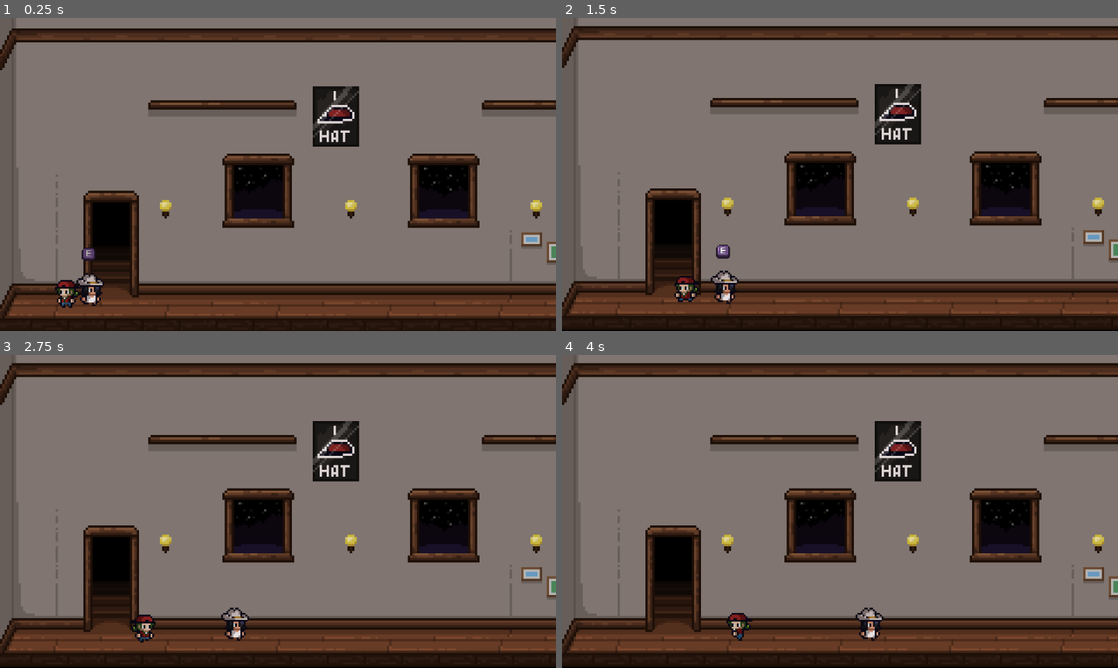
Above: before the commit, frames 1-4 (two rows, left to right).
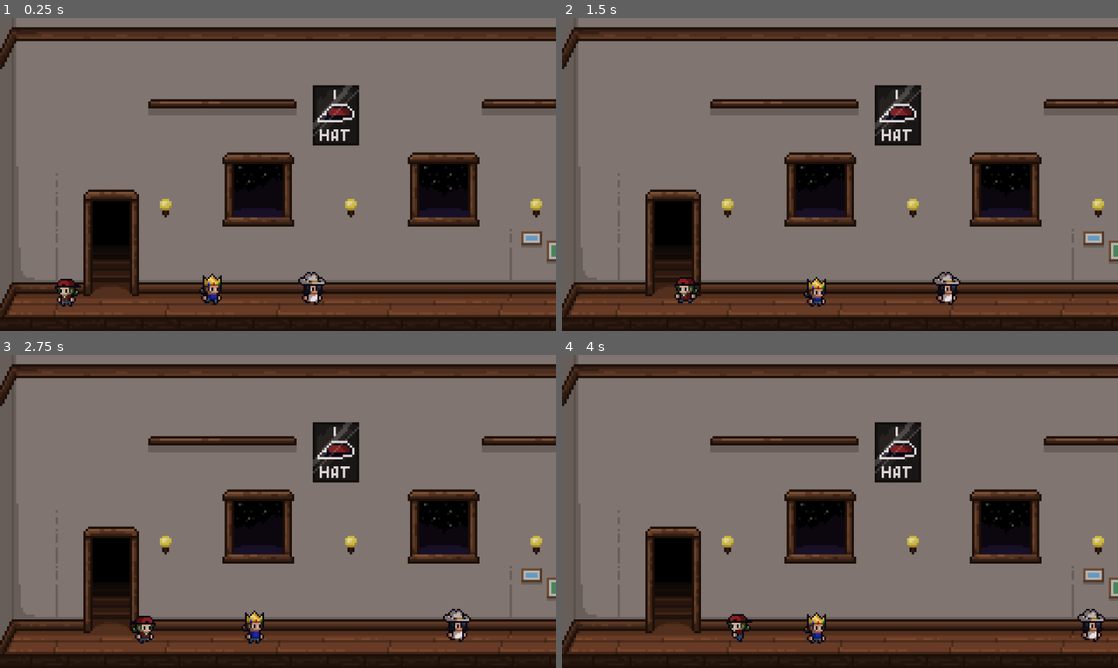
Above: after the commit, the same moments.

Repository: Sleeping-Robot-Games/Hat-Trick
Game: Godot game, scene res://scenes/game.tscn
Same seed, same stepped clock (60 frames per second), same inputs: the game is played once before the commit and once after it. This scene is started directly instead of the project's main scene.
Inputs:
- Up to frame 1 (0.25 s): no input
- Up to frame 2 (1.5 s): tap Enter (ui_accept) at 0.5, 0.77 s; hold Right (ui_right) 0.53-1.28 s; tap E (interact) at 0.6, 1.35 s; hold Left (ui_left) from 1.28 s (still down)
- Up to frame 3 (2.75 s): tap Enter (ui_accept) at 1.52 s; release Left (ui_left) at 2.03 s; hold Right (ui_right) from 2.03 s (still down); tap E (interact) at 2.1 s
- Up to frame 4 (4 s): tap E (interact) at 2.85, 3.6 s; tap Enter (ui_accept) at 3.02, 3.77 s; release Right (ui_right) at 3.53 s; hold Left (ui_left) from 3.53 s (still down)

The runs differ from the first frame. In frame 1, 7.4% of the frame differs, in the area x 0-100%, y 2-96%; in frame 2, 8.3%, in the area x 0-100%, y 2-100%; in frame 3, 8.2%; in frame 4, 8.1%.

Commit message:
wip init fight

Diff:
--- a/scenes/game.tscn
+++ b/scenes/game.tscn
@@ -1,10 +1,13 @@
-[gd_scene load_steps=4 format=3 uid="uid://dt6v7wgiewnn2"]
+[gd_scene load_steps=6 format=3 uid="uid://dt6v7wgiewnn2"]
 
+[ext_resource type="Script" path="res://scripts/game.gd" id="1_13ukk"]
 [ext_resource type="PackedScene" uid="uid://dn0jnues5o1h2" path="res://scenes/level_one.tscn" id="1_x2dao"]
 [ext_resource type="PackedScene" uid="uid://dfywlhuf8sf7q" path="res://scenes/player.tscn" id="2_ivu6y"]
 [ext_resource type="PackedScene" uid="uid://bdrfler07o685" path="res://scenes/npc.tscn" id="3_2s0g3"]
+[ext_resource type="Script" path="res://scripts/camera.gd" id="5_m3toh"]
 
 [node name="Game" type="Node2D"]
+script = ExtResource("1_13ukk")
 
 [node name="Level" parent="." instance=ExtResource("1_x2dao")]
 
@@ -14,7 +17,21 @@
 position = Vector2(892, 450)
 scale = Vector2(3, 3)
 
+[node name="NPC2" parent="NPCPool" instance=ExtResource("3_2s0g3")]
+position = Vector2(892, 450)
+scale = Vector2(3, 3)
+
 [node name="Player" parent="." instance=ExtResource("2_ivu6y")]
 z_index = 0
 position = Vector2(119, 440)
 scale = Vector2(3, 3)
+
+[node name="Camera" type="Camera2D" parent="."]
+position = Vector2(0, 382)
+offset = Vector2(0, -112)
+limit_left = 0
+limit_right = 1920
+position_smoothing_enabled = true
+position_smoothing_speed = 4.0
+drag_horizontal_enabled = true
+script = ExtResource("5_m3toh")
--- a/scenes/player.tscn
+++ b/scenes/player.tscn
@@ -14,9 +14,11 @@
 collision_mask = 7
 script = ExtResource("1_vkxup")
 
-[node name="Player Camera" type="Camera2D" parent="."]
+[node name="Camera2D" type="Camera2D" parent="."]
+visible = false
 position = Vector2(0, -22)
 offset = Vector2(0, -112)
+enabled = false
 limit_left = 0
 limit_right = 1920
 position_smoothing_enabled = true
--- /dev/null
+++ b/scripts/camera.gd
@@ -0,0 +1,14 @@
+extends Camera2D
+
+var follow_player = true
+var y_offset = -68
+@onready var player = get_parent().get_node('Player')
+
+func _ready():
+	position.x == player.position.x
+	position.y == player.position.y + y_offset
+
+func _process(delta):
+	if follow_player and player:
+		position.x = lerp(position.x, player.position.x, 0.1)
+		position.y = lerp(position.y, player.position.y + y_offset, 0.1)
--- /dev/null
+++ b/scripts/game.gd
@@ -0,0 +1,33 @@
+extends Node2D
+
+var battle_pos_offset = 80
+var battle_pos_y = 450
+@onready var npc_pool = $NPCPool
+@onready var cam = $Camera
+
+func hat_fight(player, opponent):
+	g.unfocus_current()
+	cam.follow_player = false
+	var player_pos = get_left_battle_pos()
+	var opponent_pos = get_right_battle_pos()
+	player.start_fighting(player_pos.x, player_pos.y)
+	opponent.start_fighting(opponent_pos.x, opponent_pos.y)
+	for npc in npc_pool.get_children():
+		if npc != opponent:
+			npc.fade_out()
+	# TODO: zoom in
+	# TODO: show battle overlay
+
+func get_left_battle_pos():
+	var half_viewport = cam.get_viewport_rect().size.x / 2
+	var cam_center = cam.get_screen_center_position().x
+	var cam_left = cam_center - half_viewport + battle_pos_offset
+
+	return Vector2(cam_left, battle_pos_y)
+
+func get_right_battle_pos() -> Vector2:
+	var half_viewport = cam.get_viewport_rect().size.x / 2
+	var cam_center = cam.get_screen_center_position().x
+	var cam_right = cam_center + half_viewport - battle_pos_offset
+
+	return Vector2(cam_right, battle_pos_y)
--- a/scripts/global.gd
+++ b/scripts/global.gd
@@ -97,7 +97,7 @@
 		focused_npc.hide_interact()
 		focused_npc = null
 
-func unfocus_all():
+func unfocus_current():
 	if focused_npc:
 		focused_npc.hide_interact()
 	focused_npc = null
--- a/scripts/npc.gd
+++ b/scripts/npc.gd
@@ -1,11 +1,13 @@
 extends CharacterBody2D
 
 var speed = 100
-var start_pos = Vector2(128, 450)
+var start_pos = Vector2(randi_range(128, 640), 450)
 var end_pos = Vector2(1875, 450)
 var target_pos = start_pos
 var is_moving = true
 var is_dancing = false
+var is_paused = false
+var is_fighting = false
 var last_direction = 1 # 1 for right, -1 for left
 @onready var anim_npc = $AnimationPlayer
 @onready var idle_timer = $SpriteHolder/IdleTimer
@@ -22,6 +24,8 @@
 	set_new_target()
 
 func _physics_process(delta):
+	if is_paused:
+		return
 	if is_moving:
 		var move_direction = (target_pos - global_position).normalized()
 		var movement = move_direction * speed * delta
@@ -42,8 +46,11 @@
 
 func reach_target():
 	is_moving = false
-	idle_timer.start(randf_range(2, 8))
-	play_idle_animation()
+	if not is_fighting:
+		idle_timer.start(randf_range(2, 8))
+		play_idle_animation()
+	else:
+		play_idle_animation()
 
 func play_idle_animation():
 	# Dance
@@ -64,10 +71,12 @@
 #	else:
 #		text_bubble_label.text = idle_text_lines.pick_random()
 
-func set_new_target():
+func set_new_target(x = randf_range(start_pos.x, end_pos.x), y = 450):
 #	text_bubble.visible = false
-	target_pos.x = randf_range(start_pos.x, end_pos.x)
-	target_pos.y = 450
+	#print('moving to ('+str(x)+','+str(y)+')')
+	is_moving = true
+	target_pos.x = x
+	target_pos.y = y
 
 func show_interact():
 	$InteractButton.visible = true
@@ -77,12 +86,17 @@
 	$InteractButton.visible = false
 	$InteractButton.stop()
 
-func hat_fight():
-	print('HAT FIGHT!')
+func start_fighting(x, y):
+	is_fighting = true
+	set_new_target(x, y)
+
+func fade_out():
+	is_paused = true
+	var tween = get_tree().create_tween()
+	tween.tween_property(self, "modulate:a", 0.0, 1.5)
 
 func _on_idle_timer_timeout():
 	set_new_target()
-	is_moving = true
 
 func _on_interact_area_body_entered(body):
 	if body.name == 'Player':
--- a/scripts/player.gd
+++ b/scripts/player.gd
@@ -3,7 +3,9 @@
 const speed = 3
 var facing = "left"
 var is_dancing = false
+var is_fighting = false
 @onready var anim_player = $AnimationPlayer
+@onready var game = get_parent()
 
 var directions = {
 	"right": Vector2(1, 0),
@@ -39,8 +41,7 @@
 		position += movement_direction * speed
 		anim_player.play("player/walk_%s" % determine_animation_suffix(movement_direction))
 	elif Input.is_action_just_pressed('interact') and g.focused_npc:
-		g.focused_npc.hat_fight()
-		g.unfocus_all()
+		game.hat_fight(self, g.focused_npc)
 	elif Input.is_action_just_pressed("ui_accept", KEY_E):
 		if !is_dancing:
 			is_dancing = true
@@ -50,6 +51,10 @@
 		anim_player.play("player/dance")
 	else:
 		anim_player.play("player/idle_%s" % facing)
+
+func start_fighting(x, y):
+	is_fighting = true
+	# TODO: move player to x, y
 
 func determine_animation_suffix(direction: Vector2) -> String:
 	if direction == Vector2(1, 0):
